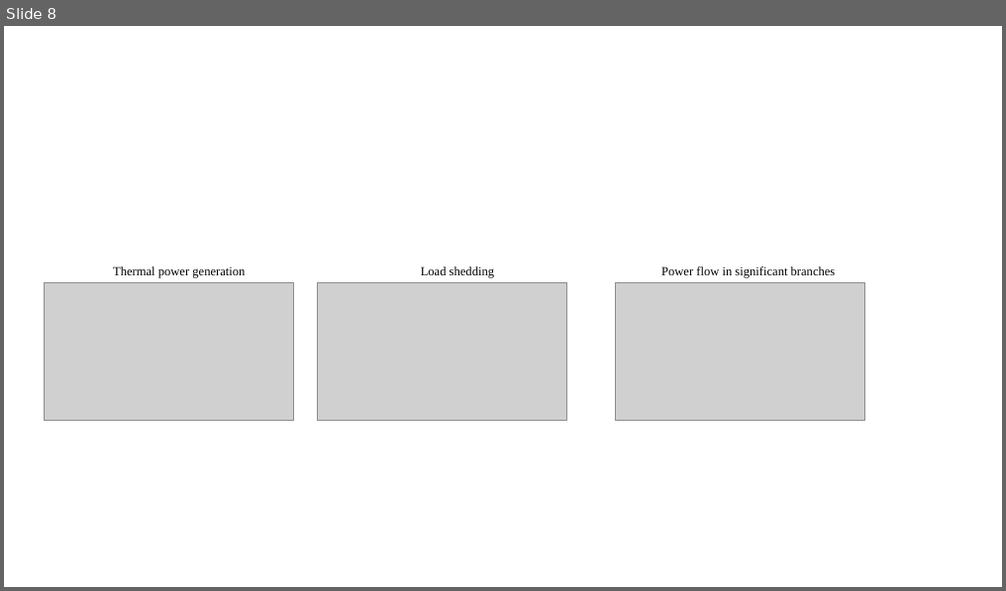
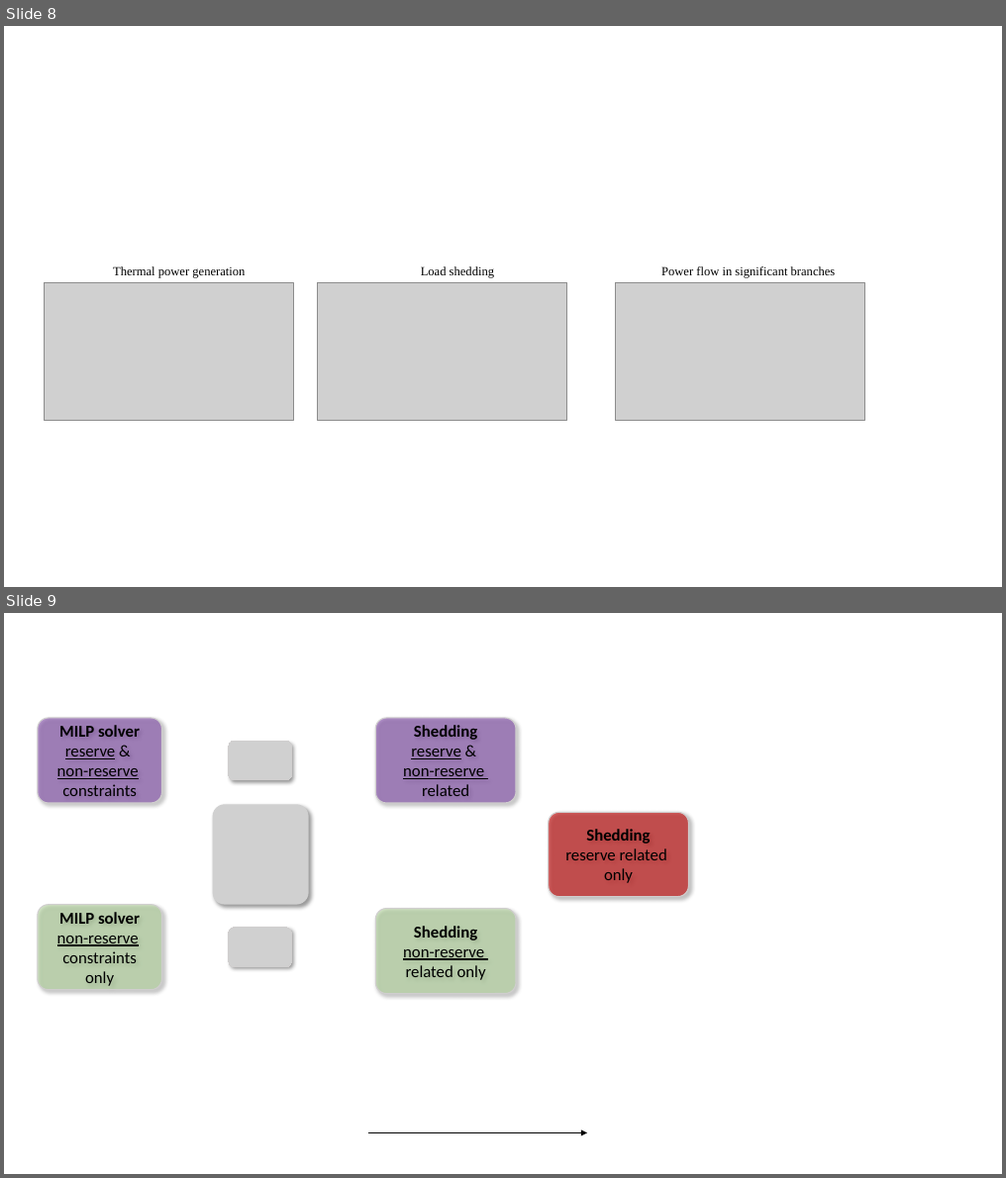
Before and after one commit to yadong-zhang/GNN_SCUC, a slide deck: submission/figures/figs.pptx. Shown one above the other, each under a label of ours: slide 8 before the commit, slides 8 and 9 after it. The pictures are 1006x591 and 1006x1178 pixels, drawn with LibreOffice and Linux fonts; fonts in the diff are those of the drawing; grey boxes stand for pictures. Boxes give left, top, right and bottom in pixels: in the first picture for what was removed or moved away, otherwise in the second. Text is boxed around its words. In the diff, an @@ line names an element or a change of style, - is before the commit and + after.

Commit message:
Add new figures

```diff
--- a/submission/figures/figs.pptx
+++ b/submission/figures/figs.pptx
@@ slide 9 added at <box>4,613,1002,1174</box>, background #FFFFFF @@
@@ rounded rectangle added at <box>38,718,162,803</box>, fill #7030A0 at 50% opacity, outline #D0CECE 1 pt, 16 pt, text #000000 @@
+MILP solver
+reserve &
+non-reserve
+constraints
@@ rounded rectangle added at <box>375,718,515,803</box>, fill #7030A0 at 50% opacity, outline #D0CECE 1 pt, 16 pt, text #000000, underline @@
+Shedding
+reserve &
+non-reserve
+related
@@ picture added at <box>229,741,291,780</box> @@
@@ picture added at <box>213,805,309,905</box> @@
@@ rounded rectangle added at <box>548,812,688,897</box>, fill #C00000 at 60% opacity, outline #D0CECE 1 pt, 16 pt, text #000000 @@
+Shedding
+reserve related
+only
@@ rounded rectangle added at <box>38,905,162,990</box>, fill #A9D18E at 50% opacity, outline #D0CECE 1 pt, 16 pt, text #000000 @@
+MILP solver
+non-reserve
+constraints only
@@ rounded rectangle added at <box>375,909,515,994</box>, fill #A9D18E at 50% opacity, outline #D0CECE 1 pt, 16 pt, text #000000 @@
+Shedding
+non-reserve
+related only
@@ picture added at <box>229,928,291,967</box> @@
@@ arrow added from (368, 1134) to (587, 1134), #000000 1 pt @@
```
Also in this commit, not shown: 6 other slides added.
